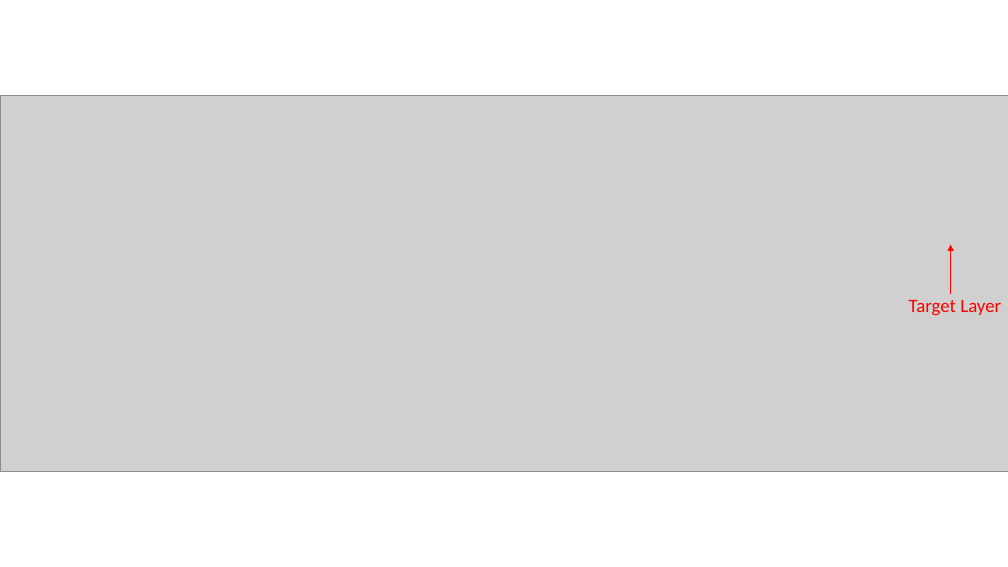
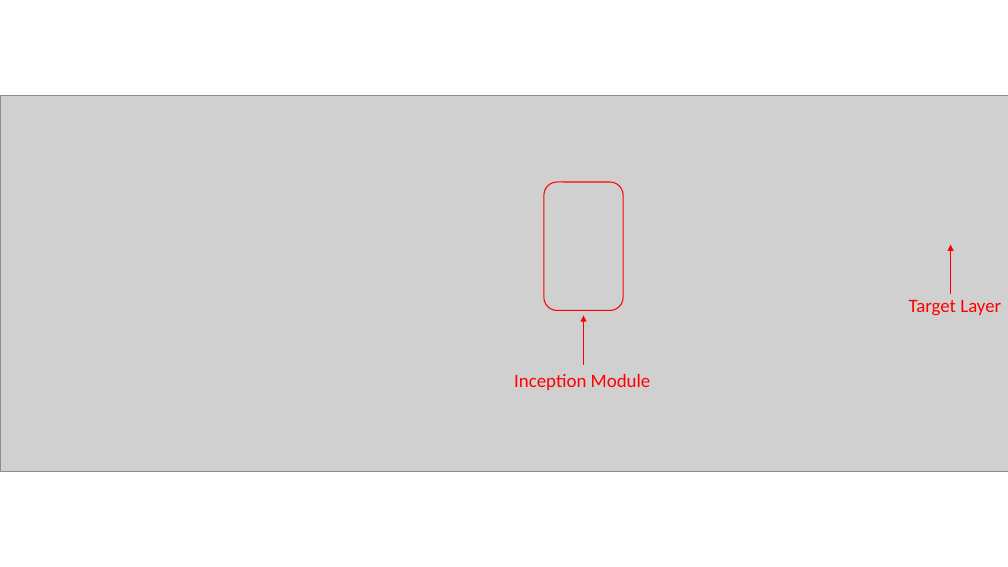
Before and after one commit to lxwvictor/MLND, a slide deck: slide 3 of projects/facial_recognition_family_members/Supporting_Figures.pptx. Drawn at 1008x567 pixels with LibreOffice and Linux fonts; fonts in the diff are those of the drawing; grey boxes stand for pictures. Boxes give left, top, right and bottom in pixels: in the first picture for what was removed or moved away, otherwise in the second. Text is boxed around its words. In the diff, an @@ line names an element or a change of style, - is before the commit and + after.

```diff
--- a/projects/facial_recognition_family_members/Supporting_Figures.pptx
+++ b/projects/facial_recognition_family_members/Supporting_Figures.pptx
@@ rounded rectangle added at [544,182,623,311], outline #FF0000 1 pt @@
@@ arrow added from (584, 364) to (584, 315), #FF0000 0.5 pt @@
@@ text added at [514,374,651,390], 18 pt, text #FF0000 @@
+Inception Module
```
Also in this commit, not shown: 11 other files.
